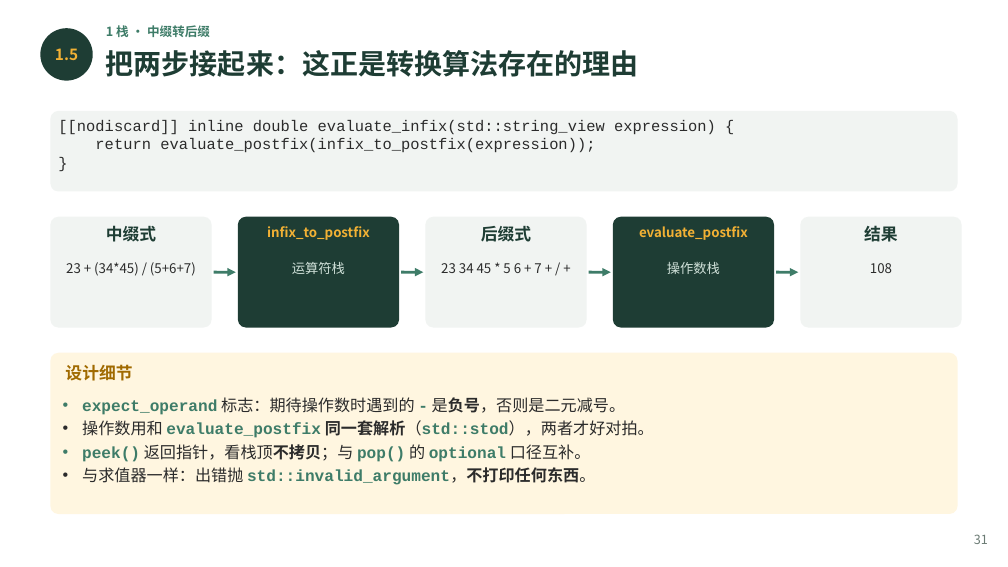
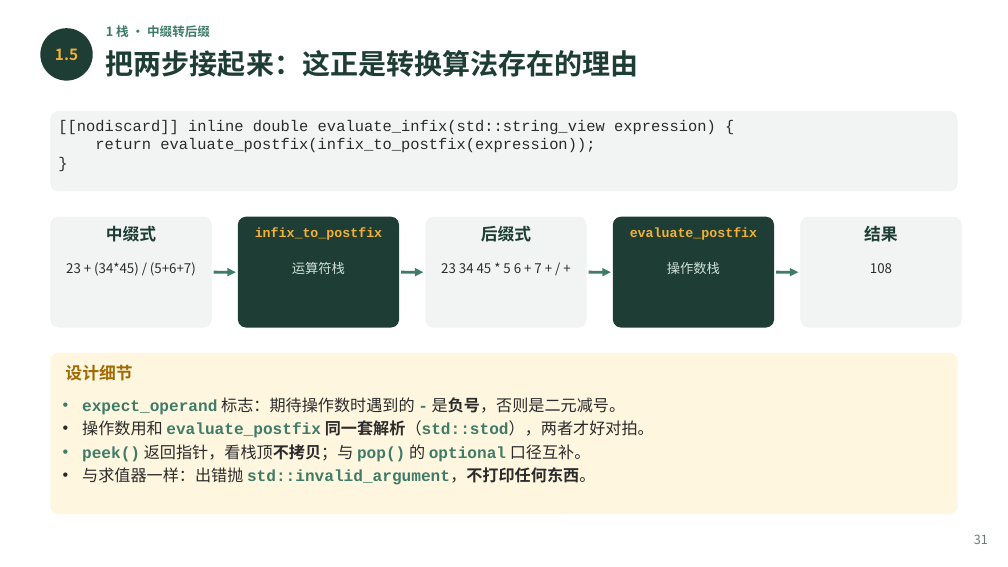
Before and after one commit to GMyhf/2026fall-cs201cq, a slide deck: slide 31 of courseware/202609_DSA_03_Stack_Queue.pptx. Drawn at 1008x567 pixels with LibreOffice and Linux fonts; fonts in the diff are those of the drawing. Boxes give left, top, right and bottom in pixels: in the first picture for what was removed or moved away, otherwise in the second. Text is boxed around its words. In the diff, an @@ line names an element or a change of style, - is before the commit and + after.

```diff
--- a/courseware/202609_DSA_03_Stack_Queue.pptx
+++ b/courseware/202609_DSA_03_Stack_Queue.pptx
@@ text "infix_to_postfix" at (255, 227, 382, 240): font Noto Sans CJK SC to Courier New @@
@@ text "evaluate_postfix" at (630, 227, 757, 240): font Noto Sans CJK SC to Courier New @@
```
Also in this commit, not shown: 11 other slides changed.
